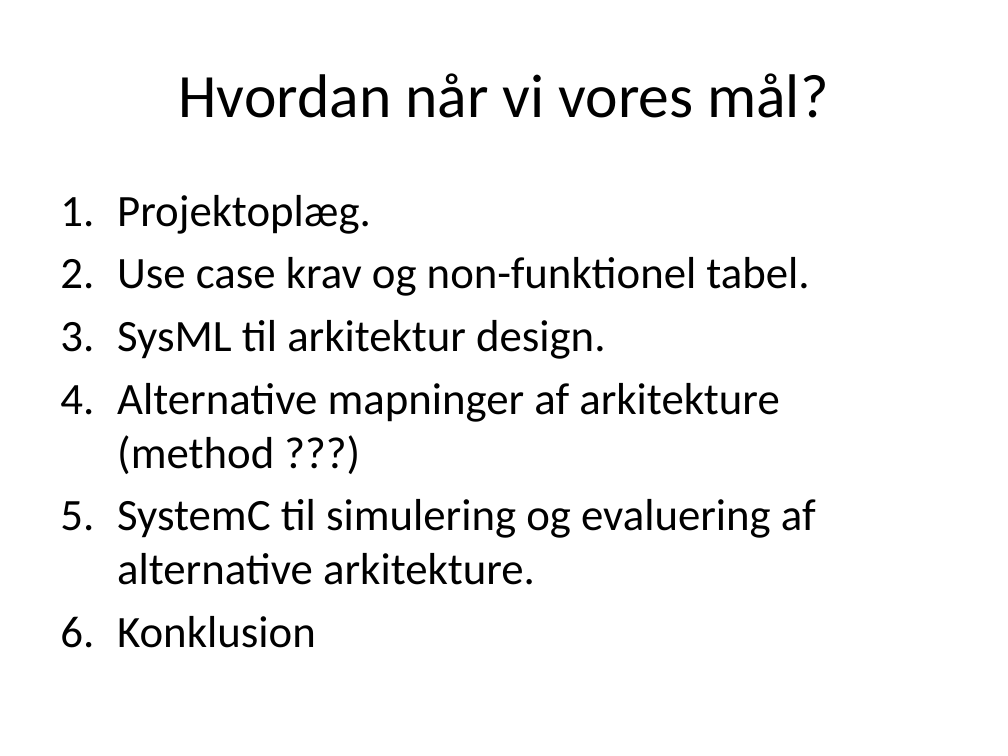
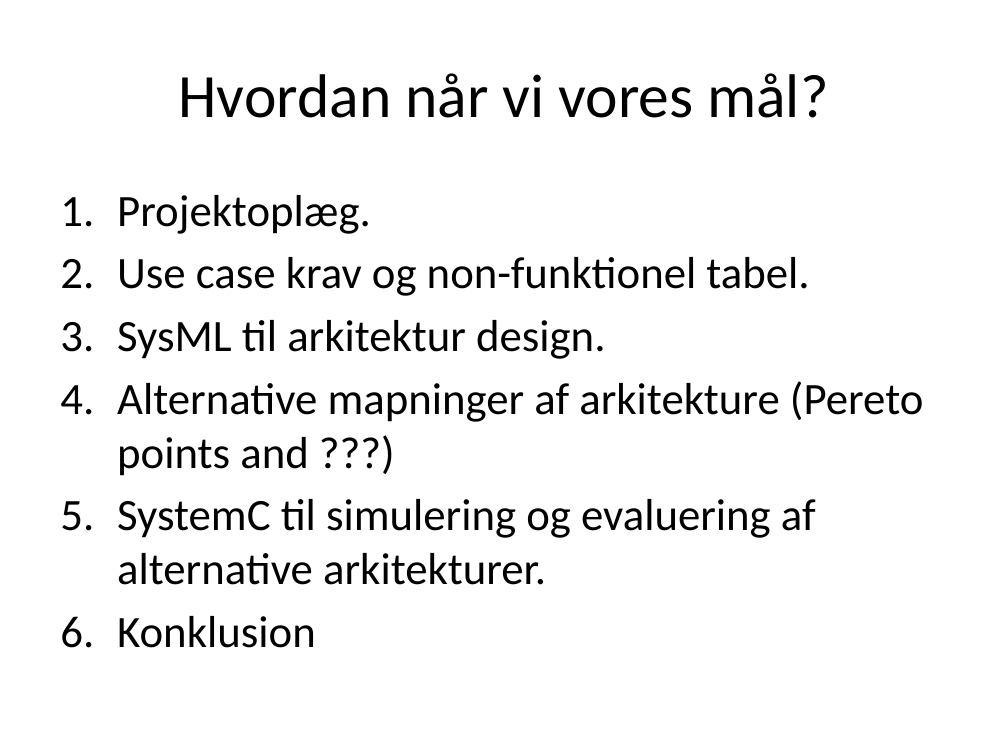
Before and after one commit to ahpoder/masterofit2009, a slide deck: slide 8 of syseng_hwco/proj/Artifact/Presentations/Presentation_11_02_11.pptx. Drawn at 1008x756 pixels with LibreOffice and Linux fonts; fonts in the diff are those of the drawing. Boxes give left, top, right and bottom in pixels: in the first picture for what was removed or moved away, otherwise in the second. Text is boxed around its words. In the diff, an @@ line names an element or a change of style, - is before the commit and + after.

Commit message:
Updating presentation

```diff
--- a/syseng_hwco/proj/Artifact/Presentations/Presentation_11_02_11.pptx
+++ b/syseng_hwco/proj/Artifact/Presentations/Presentation_11_02_11.pptx
@@ text at (117, 381, 924, 585): text changed @@
-4. Alternative mapninger af arkitekture (method ???)
-5. SystemC til simulering og evaluering af alternative arkitekture.
+4. Alternative mapninger af arkitekture (Pereto points and ???)
+5. SystemC til simulering og evaluering af alternative arkitekturer.
```
